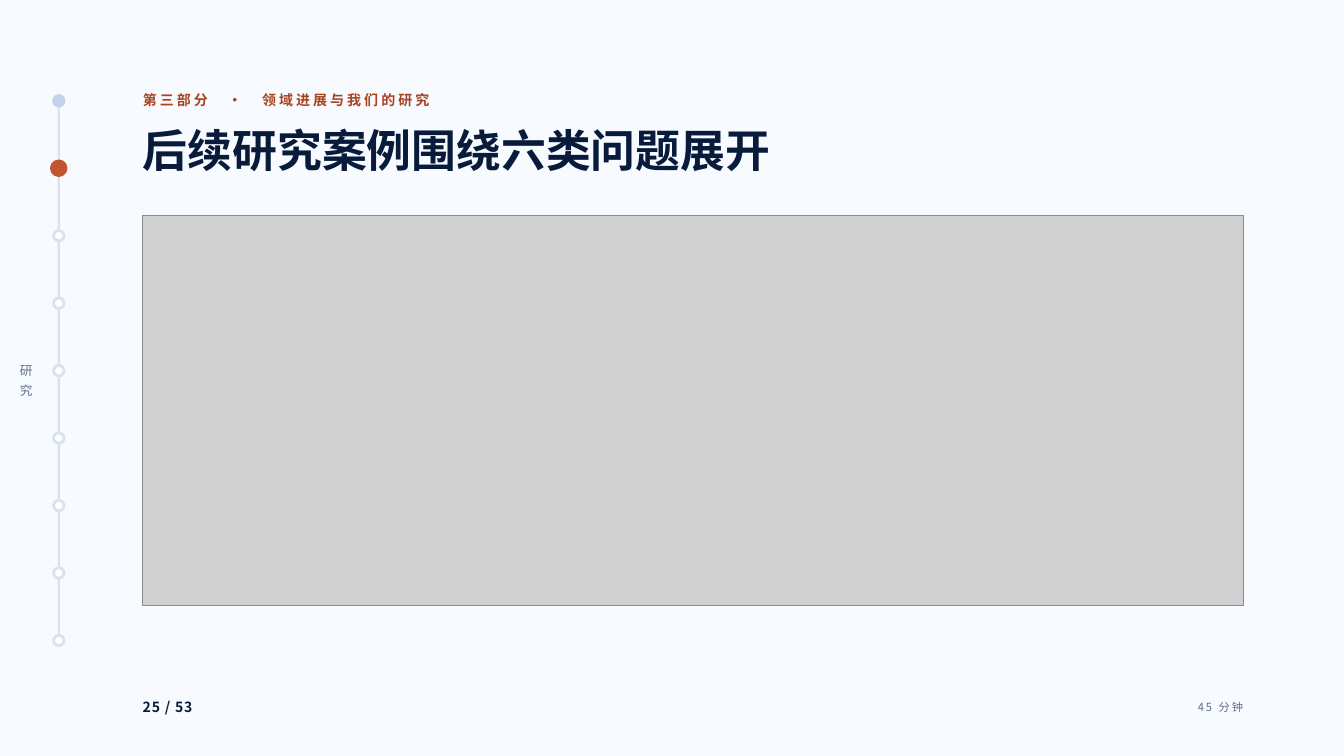
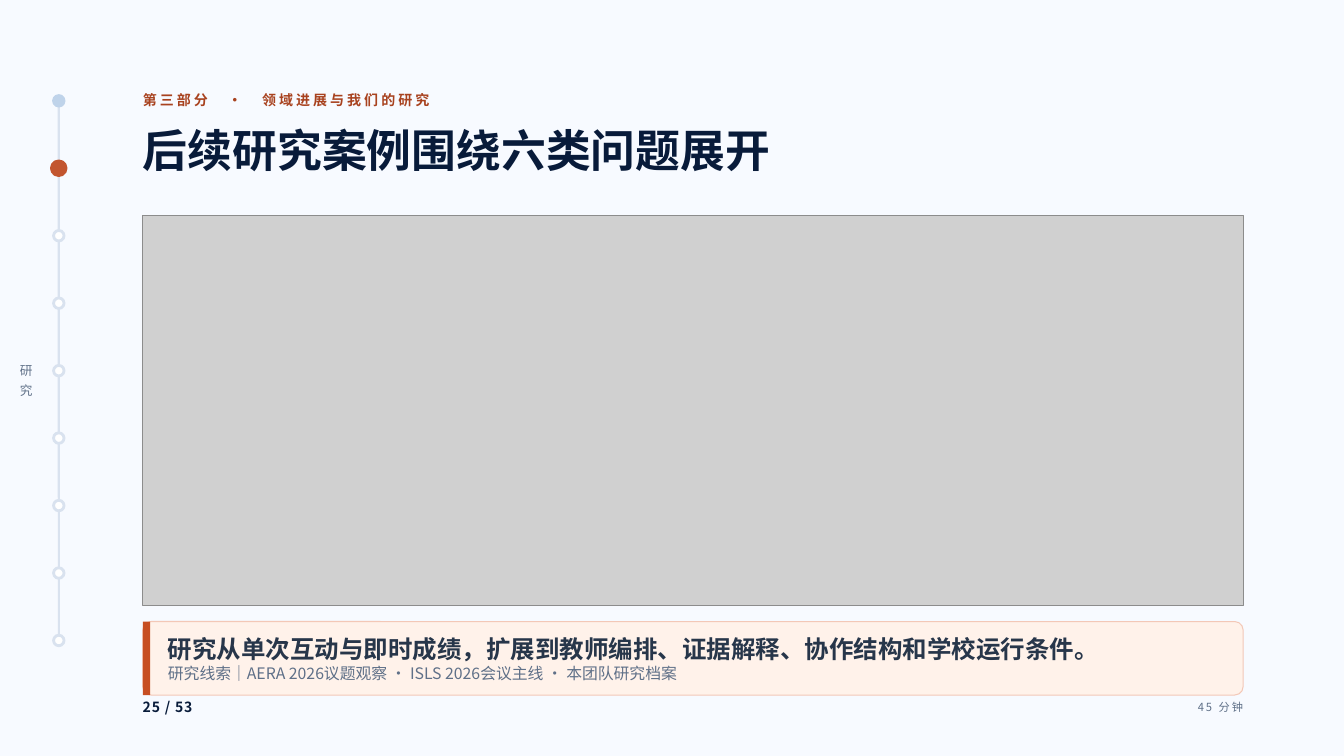
Before and after one commit to tonyxinvip/slides, a slide deck: slide 25 of student-ai-cognitive-division-2026/downloads/student-ai-cognitive-division-2026.pptx. Drawn at 1344x756 pixels with LibreOffice and Linux fonts; fonts in the diff are those of the drawing; grey boxes stand for pictures. Boxes give left, top, right and bottom in pixels: in the first picture for what was removed or moved away, otherwise in the second. Text is boxed around its words. In the diff, an @@ line names an element or a change of style, - is before the commit and + after.

```diff
--- a/student-ai-cognitive-division-2026/downloads/student-ai-cognitive-division-2026.pptx
+++ b/student-ai-cognitive-division-2026/downloads/student-ai-cognitive-division-2026.pptx
@@ rounded rectangle added at [143, 622, 1244, 696], fill #FFF2EA, outline #F3C8B7 0.75 pt @@
@@ rectangle added at [143, 622, 150, 696], fill #C74E22 @@
@@ text added at [168, 637, 1099, 681], 17.5 pt, text #27364A, bold @@
+研究从单次互动与即时成绩，扩展到教师编排、证据解释、协作结构和学校运行条件。
+研究线索｜AERA 2026议题观察 · ISLS 2026会议主线 · 本团队研究档案
```
Also in this commit, not shown: 25 other slides changed, 57 other files.
